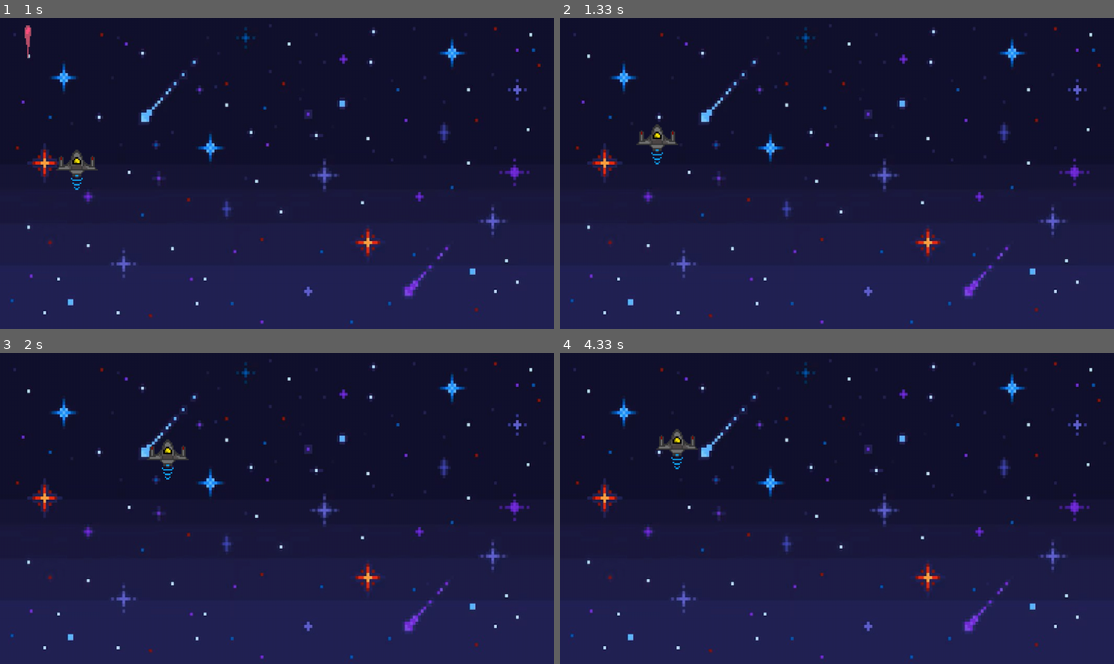
Above: before the commit, frames 1-4 (two rows, left to right).
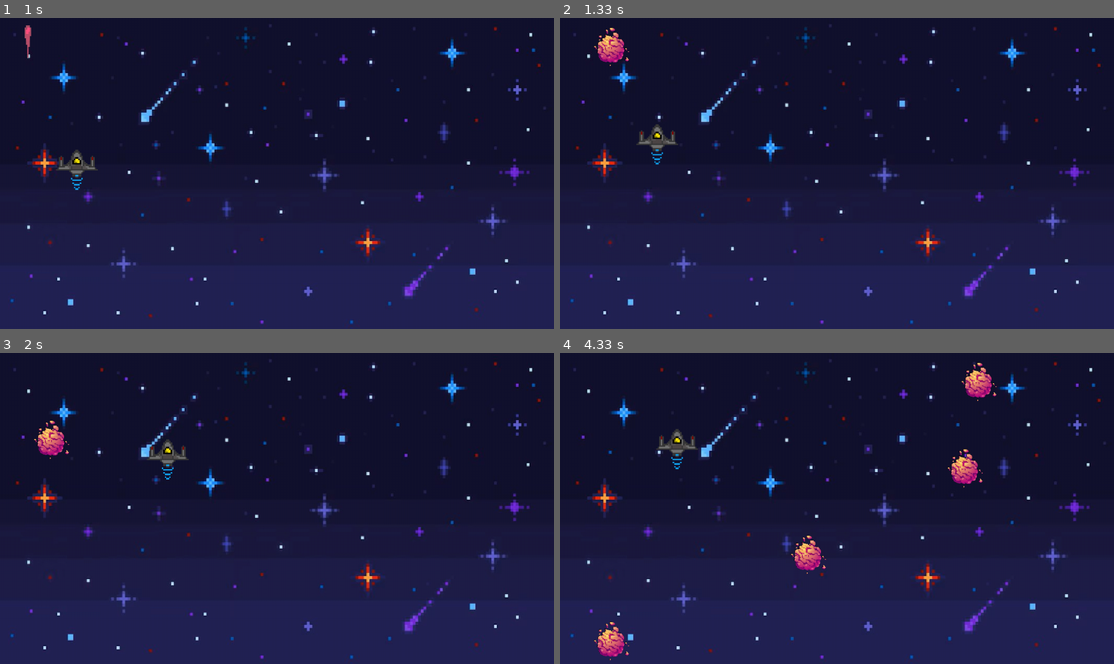
Above: after the commit, the same moments.

Repository: pxrposegen/Python---PyGame-Lib-Projects
Game: pygame game, started from SpaceWars.py
The game is run twice, just before and just after one commit, with the same random seed, the same clock (stepped at 60 frames per second) and the same inputs.
Inputs (mouse positions are in pixels of both pictures, inside the frame that each line leads up to):
- Up to frame 1 (1 s): click (277, 173) at 0.38 s; hold D from 0.67 s (still down)
- Up to frame 2 (1.33 s): release D at 1.13 s; hold W from 1.17 s (still down)
- Up to frame 3 (2 s): release W at 1.47 s; hold D 1.5-1.97 s
- Up to frame 4 (4.33 s): hold A 2-2.53 s; hold S 2.57-2.87 s; hold A 2.9-3.3 s; hold W 3.33-3.7 s; hold D from 3.73 s (still down)

Frame 1 is identical in both runs. In frame 2, 0.4% of the frame differs, in the area x 6-13%, y 2-16%; in frame 3, 0.4%; in frame 4, 1.6%, in the area x 6-79%, y 3-99%.

Commit message:
Implemented Asteroids Class which spawns asteroids into the map

Diff:
--- a/SpaceWars.py
+++ b/SpaceWars.py
@@ -1,5 +1,6 @@
 import pygame
 from os.path import join
+from random import randint
 
 class Player(pygame.sprite.Sprite):
     def __init__(self, groups):
@@ -45,6 +46,20 @@
 
     def update(self,delta):
         self.rect.centery -= 350 * delta
+        if self.rect.bottom < 0:
+            self.kill()
+
+class Asteroid(pygame.sprite.Sprite):
+    def __init__(self,surface,position,groups):
+        super().__init__(groups)
+        self.image = surface
+        self.rect = self.image.get_frect(center = position)
+
+    def update(self, delta):
+        self.rect.centery += 200 * delta
+        if self.rect.bottom > WINDOW_HEIGHT:
+            self.kill()
+
 pygame.init()
 
 # Window Constants, DO NOT CHANGE
@@ -70,14 +85,14 @@
 )
 
 # Laser
-laser_image = pygame.image.load(join("assets","Laser.png"))
+laser_image = pygame.image.load(join("assets","Laser.png")).convert_alpha()
 laser_image = pygame.transform.scale(laser_image,(15,75))
 
 # Asteroids
-asteroid_image = pygame.image.load(join("assets","asteroid.png"))
+asteroid_image = pygame.image.load(join("assets","asteroid.png")).convert_alpha()
 asteroid_image = pygame.transform.scale(asteroid_image,(100,100))
 asteroid_event = pygame.event.custom_type()
-pygame.time.set_timer(asteroid_event,500)
+pygame.time.set_timer(asteroid_event,1000)
 
 #Sprite Groups
 all_sprites = pygame.sprite.Group()
@@ -91,6 +106,8 @@
         if event.type == pygame.QUIT:
             running = False
 
+        if event.type == asteroid_event:
+            Asteroid(asteroid_image,(randint(0,WINDOW_WIDTH),0),all_sprites)
     # Update
     all_sprites.update(delta)
 
@@ -100,4 +117,5 @@
     all_sprites.draw(display_surface)
 
     pygame.display.update()
+
 pygame.quit()
